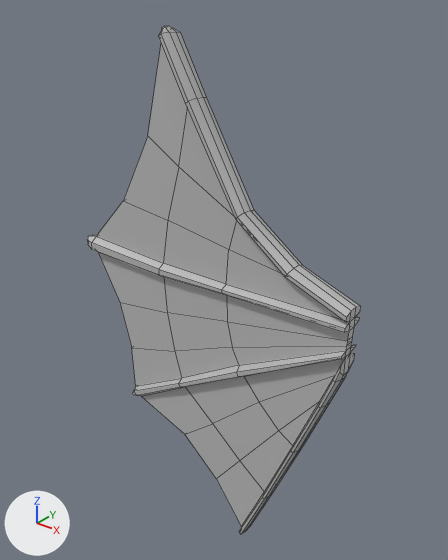
Renders of the FBX model Assets/Pots/scenes/Pots_Features/Water/Pot_WaterFeat_R_arm01.fbx from each side of a commit.
The view is the same before and after, from a 50 mm camera at (-0.949, -0.272, 0.662) aimed at (-1.182, 0.019, 0.481). The axes (+X, +Y, +Z) are drawn at lower left. The lights are the same throughout. Mesh edges are drawn as thin lines. Where no turn or scale is listed for an object, it has been applied to the vertices.

The scene before the commit, as lines of its bpy script (objects in view):
```python
me_mesh = bpy.data.meshes.new('Mesh')
me_mesh.from_pydata(...)  # 218 vertices, 219 faces; spans x -0.214..0.003, y -0.007..0.008, z -0.191..0.159
me_mesh.materials.append(mat_gres)  # grey #bcbcbc
ob_pot_feat_water_r_arm01 = bpy.data.objects.new('Pot_Feat_water_R_arm01', me_mesh)
ob_pot_feat_water_r_arm01.location = (-1.0825, 0.0029, 0.4792)
```
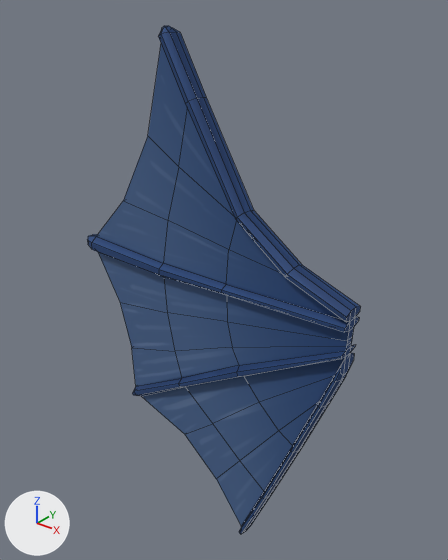
Commit message: Update Pots all meshes

Patch to the scene script:
```diff
--- a/Assets/Pots/scenes/Pots_Features/Water/Pot_WaterFeat_R_arm01.fbx.py
+++ b/Assets/Pots/scenes/Pots_Features/Water/Pot_WaterFeat_R_arm01.fbx.py
@@ img_water_feat_basecolor_tga @@
+img_water_feat_basecolor_tga = load_image('Water_Feat_basecolor.tga', '../../../sourceimages/Textures/Water_Feat_basecolor.tga', 1024, 1024, 'sRGB')
@@ img_water_feat_nm_tga @@
+img_water_feat_nm_tga = load_image('Water_Feat_NM.tga', '../../../sourceimages/Textures/Water_Feat_NM.tga', 1024, 1024, 'Non-Color')
@@ mat_water_feat @@
+mat_water_feat = bpy.data.materials.new('Water_Feat')
+# uses the picture img_water_feat_basecolor_tga
+# uses the picture img_water_feat_nm_tga
@@ me_mesh @@
 me_mesh.from_pydata(...)  # 218 vertices, 219 faces; spans x -0.214..0.003, y -0.007..0.008, z -0.191..0.159
-me_mesh.materials.append(mat_gres)  # grey #bcbcbc
+me_mesh.materials.append(mat_water_feat)
```

Pixel boxes [x1, y1, x2, y2] of what changed, in the pictures (448 x 560 px):
'Pot_Feat_water_R_arm01', recoloured (grey to blue)
    both: [87, 26, 361, 534]
